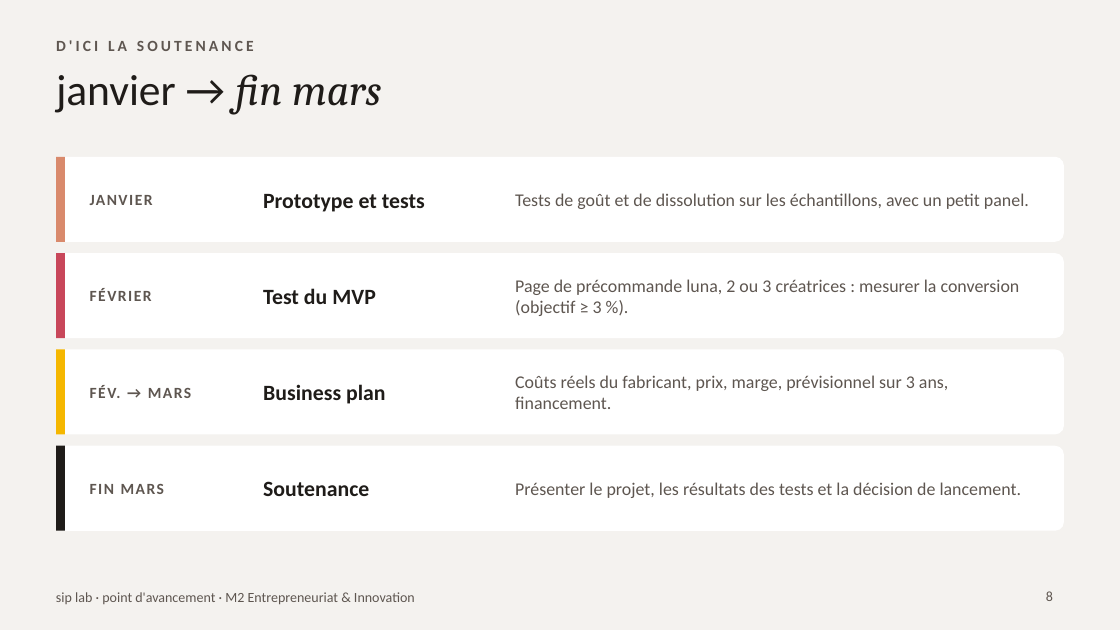
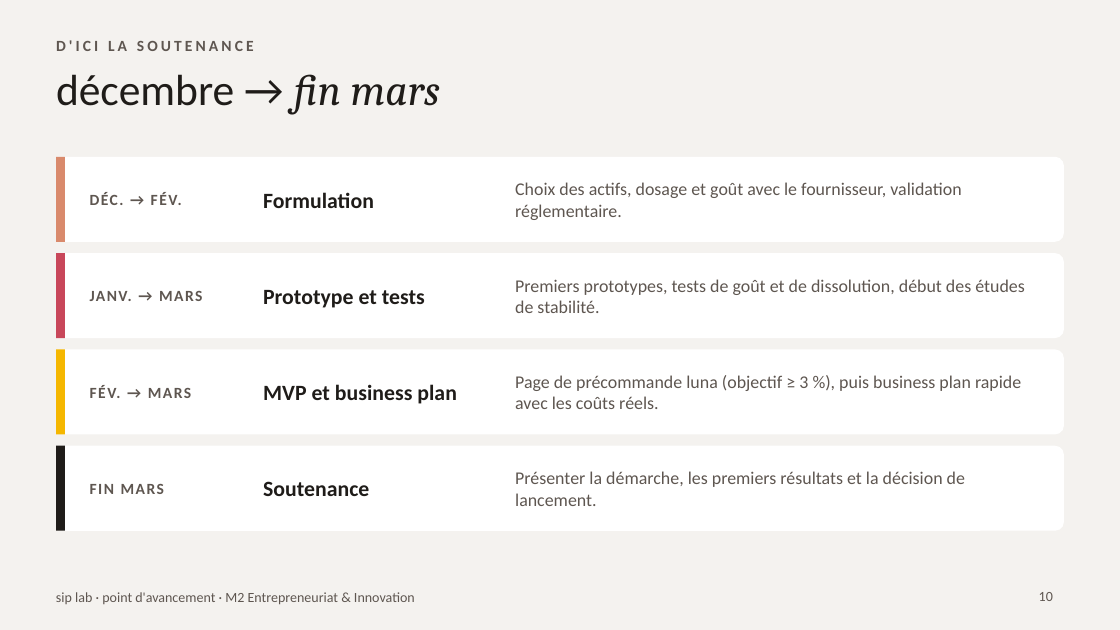
Before and after one commit to nisrine-max/mon-sitee, a slide deck: slide 10 of pitch/siplab-point-avancement-FR.pptx (slide 8 before the commit). Drawn at 1120x630 pixels with LibreOffice and Linux fonts; fonts in the diff are those of the drawing. Boxes give left, top, right and bottom in pixels: in the first picture for what was removed or moved away, otherwise in the second. Text is boxed around its words. In the diff, an @@ line names an element or a change of style, - is before the commit and + after.

```diff
--- a/pitch/siplab-point-avancement-FR.pptx
+++ b/pitch/siplab-point-avancement-FR.pptx
@@ title at (x1=56, y1=74, x2=440, y2=115): text changed @@
-janvier → fin mars
+décembre → fin mars
@@ text at (x1=90, y1=192, x2=182, y2=205): text changed @@
-JANVIER
+DÉC. → FÉV.
@@ text at (x1=263, y1=192, x2=374, y2=208): text changed @@
-Prototype et tests
+Formulation
@@ text at (x1=515, y1=182, x2=961, y2=220): text changed @@
-Tests de goût et de dissolution sur les échantillons, avec un petit panel.
+Choix des actifs, dosage et goût avec le fournisseur, validation réglementaire.
@@ text at (x1=90, y1=291, x2=202, y2=301): text changed @@
-FÉVRIER
+JANV. → MARS
@@ text at (x1=263, y1=290, x2=425, y2=308): text changed @@
-Test du MVP
+Prototype et tests
@@ text at (x1=515, y1=279, x2=1025, y2=313): text changed @@
-Page de précommande luna, 2 ou 3 créatrices : mesurer la conversion (objectif ≥ 3 %).
+Premiers prototypes, tests de goût et de dissolution, début des études de stabilité.
@@ text at (x1=263, y1=384, x2=456, y2=404): text changed @@
-Business plan
+MVP et business plan
@@ text at (x1=515, y1=375, x2=1021, y2=409): text changed @@
-Coûts réels du fabricant, prix, marge, prévisionnel sur 3 ans, financement.
+Page de précommande luna (objectif ≥ 3 %), puis business plan rapide avec les coûts réels.
@@ text at (x1=515, y1=471, x2=965, y2=506): text changed @@
-Présenter le projet, les résultats des tests et la décision de lancement.
+Présenter la démarche, les premiers résultats et la décision de lancement.
@@ page number at (x1=1039, y1=592, x2=1053, y2=601): text changed @@
-8
+10
```
Also in this commit, not shown: 6 other slides changed, 3 slides added, 1 slide removed.
